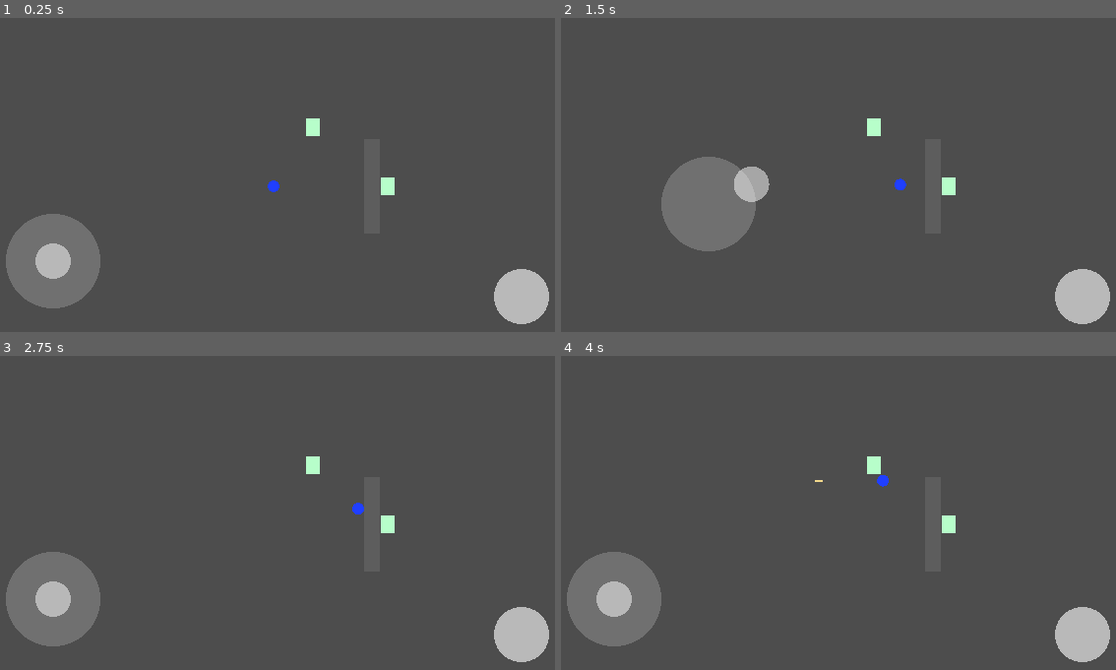
Above: before the commit, frames 1-4 (two rows, left to right).
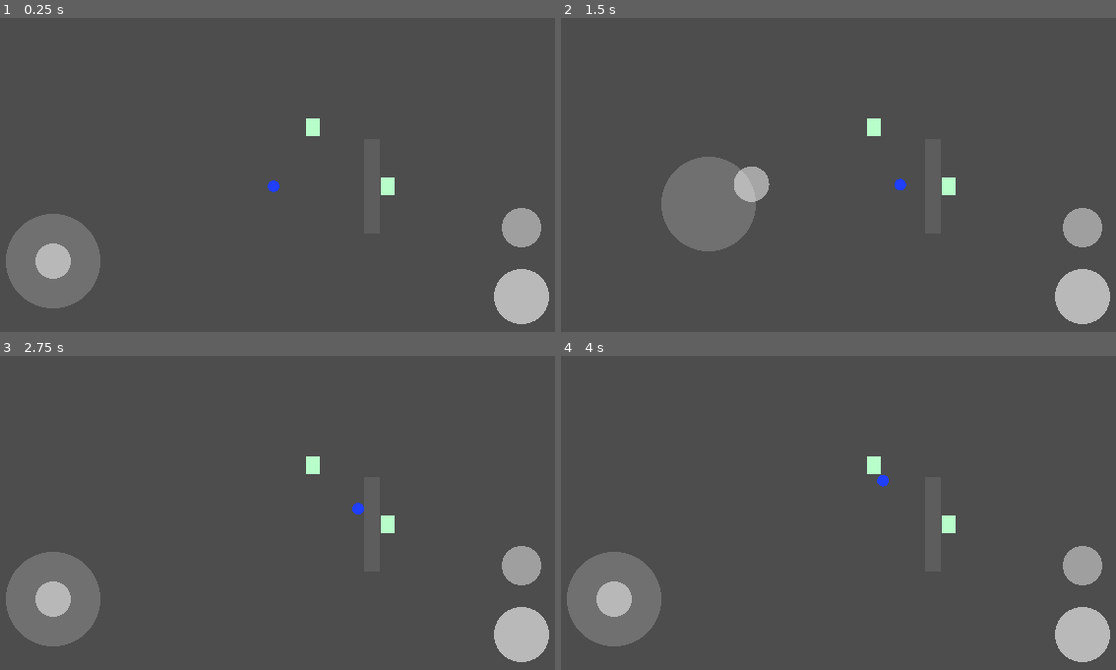
Above: after the commit, the same moments.

Repository: arturan2101/diplome_game
Game: Godot game, scene res://main/main.tscn
Same seed, same stepped clock (60 frames per second), same inputs: the game is played once before the commit and once after it.
Inputs (mouse positions are in pixels of both pictures, inside the frame that each line leads up to):
- Up to frame 1 (0.25 s): no input
- Up to frame 2 (1.5 s): tap Enter at 0.5 s; move the mouse to (971, 168) at 0.52 s; hold D (move_right) 0.53-1.25 s; tap J (attack) at 0.6 s; click (971, 168) at 0.67 s; tap K (swap_weapon, bound only after the commit) at 0.8 s; drag from (710, 203) to (871, 127) at 1.27 s
- Up to frame 3 (2.75 s): move the mouse to (338, 447) at 2.02 s; hold D (move_right) from 2.03 s (still down); tap J (attack) at 2.1 s; tap K (swap_weapon, bound only after the commit) at 2.3 s
- Up to frame 4 (4 s): release D (move_right) at 2.75 s; tap Space at 2.75 s; drag from (805, 594) to (949, 525) at 2.77 s; move the mouse to (1021, 578) at 3.52 s; hold A (move_left) from 3.53 s (still down); tap J (attack) at 3.6 s; tap K (swap_weapon, bound only after the commit) at 3.8 s

The runs differ from the first frame. In frame 1, 0.7% of the frame differs, in the area x 90-98%, y 60-74%; in frame 2, 0.7%; in frame 3, 0.7%; in frame 4, 0.7%, in the area x 45-98%, y 39-74%.

Commit message:
Add two weapon slots with swapping
- Player: starting_weapons (up to 2), swap_weapon(), weapon_changed
  signal; swap with fewer than two weapons does nothing
- Weapon base checks is_active before calling subclass hooks
  (_on_attack_pressed / _on_attack_released), so an inactive weapon
  never attacks while its cooldowns keep running
- cancel_attack(): sword drops the swing and buffered press, bow drops
  the draw and its slowdown at once
- swap_weapon action (K) and touch button
- tests/test_player_weapons.gd, extra checks in weapon tests

Co-Authored-By: Claude Opus 5.5 <noreply@anthropic.com>

Diff:
--- a/actors/player/player.gd
+++ b/actors/player/player.gd
@@ -1,7 +1,13 @@
 class_name Player
 extends CharacterBody2D
-## Player character: top-down movement and attacks with the equipped weapon.
+## Player character: top-down movement, two weapon slots and attacks with the active weapon.
 ## Reads only Input Map actions, so keyboard and touch controls drive it the same way.
+
+## Emitted when the player swaps to another weapon. For the HUD and telemetry (weapon usage).
+signal weapon_changed(slot: int, data: WeaponData)
+
+## How many weapons the player can carry.
+const WEAPON_SLOT_COUNT: int = 2
 
 ## Maximum speed in pixels per second.
 @export var move_speed: float = 90.0
@@ -9,24 +15,30 @@
 @export var acceleration: float = 900.0
 ## How quickly the player stops when there is no input, in pixels per second squared.
 @export var deceleration: float = 1200.0
-## Weapon the player starts with. Later it is chosen before the run.
-@export var starting_weapon: WeaponData
+## Weapons the player starts with, at most WEAPON_SLOT_COUNT. Later chosen before the run.
+@export var starting_weapons: Array[WeaponData] = []
 
 ## Last non-zero movement direction (unit vector). Used by attacks and later by auto-aim.
 var facing: Vector2 = Vector2.RIGHT
-## Currently equipped weapon node, null when unarmed.
+## Weapon in the player's hands, null when unarmed.
 var weapon: Weapon = null
+
+## Weapon nodes by slot. Only the active one is visible and gets input;
+## the other one's cooldown keeps running.
+var _weapons: Array[Weapon] = []
+var _active_slot: int = 0
 
 
 func _ready() -> void:
 	# Top-down game: no floor or gravity, every collision is treated as a wall.
 	motion_mode = CharacterBody2D.MOTION_MODE_FLOATING
-	if starting_weapon != null:
-		equip(starting_weapon)
+	_create_starting_weapons()
 
 
 func _physics_process(delta: float) -> void:
 	_move(delta)
+	if Input.is_action_just_pressed("swap_weapon"):
+		swap_weapon()
 	if weapon == null:
 		return
 	if Input.is_action_just_pressed("attack"):
@@ -35,16 +47,12 @@
 		weapon.release_attack(_aim_direction())
 
 
-## Replaces the current weapon with a new one built from weapon_data.
-func equip(weapon_data: WeaponData) -> void:
-	if weapon_data.weapon_scene == null:
-		push_error("Weapon %s has no weapon_scene" % weapon_data.id)
+## Switches to the next weapon slot. With fewer than two weapons it does nothing.
+func swap_weapon() -> void:
+	if _weapons.size() < 2:
 		return
-	if weapon != null:
-		weapon.queue_free()
-	weapon = weapon_data.weapon_scene.instantiate() as Weapon
-	weapon.setup(weapon_data, self)
-	add_child(weapon)
+	_activate_slot((_active_slot + 1) % _weapons.size())
+	weapon_changed.emit(_active_slot, weapon.data)
 
 
 ## Direction of attacks and shots. The single place to plug in auto-aim later.
@@ -65,3 +73,31 @@
 	else:
 		velocity = velocity.move_toward(Vector2.ZERO, deceleration * delta)
 	move_and_slide()
+
+
+func _create_starting_weapons() -> void:
+	if starting_weapons.size() > WEAPON_SLOT_COUNT:
+		push_warning("Player has %d starting weapons but only %d slots" % [starting_weapons.size(), WEAPON_SLOT_COUNT])
+	for weapon_data: WeaponData in starting_weapons.slice(0, WEAPON_SLOT_COUNT):
+		var new_weapon: Weapon = _create_weapon(weapon_data)
+		if new_weapon != null:
+			_weapons.append(new_weapon)
+	if not _weapons.is_empty():
+		_activate_slot(0)
+
+
+func _create_weapon(weapon_data: WeaponData) -> Weapon:
+	if weapon_data == null or weapon_data.weapon_scene == null:
+		push_error("Starting weapon %s has no weapon_scene" % weapon_data)
+		return null
+	var new_weapon: Weapon = weapon_data.weapon_scene.instantiate() as Weapon
+	new_weapon.setup(weapon_data, self)
+	add_child(new_weapon)
+	return new_weapon
+
+
+func _activate_slot(slot: int) -> void:
+	for i in _weapons.size():
+		_weapons[i].set_active(i == slot)
+	_active_slot = slot
+	weapon = _weapons[slot]
--- a/actors/player/player.tscn
+++ b/actors/player/player.tscn
@@ -1,8 +1,9 @@
 [gd_scene format=3 uid="uid://d086msg16gvvh"]
 
 [ext_resource type="Script" uid="uid://cudcxsst6v8xw" path="res://actors/player/player.gd" id="1_ilk7j"]
+[ext_resource type="Script" uid="uid://dw08xqnneqah7" path="res://combat/weapons/weapon_data.gd" id="2_6p1w3"]
 [ext_resource type="Script" uid="uid://di3pkn0s3mymi" path="res://actors/placeholder_shape.gd" id="2_ax26v"]
-[ext_resource type="Resource" uid="uid://beg6e5fr0poiv" path="res://combat/weapons/bow.tres" id="2_lsqbn"]
+[ext_resource type="Resource" uid="uid://bbblvshpl8u70" path="res://combat/weapons/sword.tres" id="2_lsqbn"]
 
 [sub_resource type="CircleShape2D" id="CircleShape2D_ndusb"]
 radius = 6.0
@@ -11,7 +12,7 @@
 collision_layer = 2
 collision_mask = 5
 script = ExtResource("1_ilk7j")
-starting_weapon = ExtResource("2_lsqbn")
+starting_weapons = Array[ExtResource("2_6p1w3")]([ExtResource("2_lsqbn")])
 
 [node name="CollisionShape2D" type="CollisionShape2D" parent="." unique_id=1846017841]
 shape = SubResource("CircleShape2D_ndusb")
--- a/combat/weapons/bow_weapon.gd
+++ b/combat/weapons/bow_weapon.gd
@@ -26,14 +26,22 @@
 		_stats = null
 
 
-func try_attack(_direction: Vector2) -> void:
+## Drops the draw without shooting, so the slowdown ends at once.
+## Arrows already in flight keep flying; the cooldown keeps running.
+func cancel_attack() -> void:
+	_is_holding = false
+	_hold_time = 0.0
+	queue_redraw()
+
+
+func _on_attack_pressed(_direction: Vector2) -> void:
 	if _stats == null:
 		return
 	_is_holding = true
 	_hold_time = 0.0
 
 
-func release_attack(direction: Vector2) -> void:
+func _on_attack_released(direction: Vector2) -> void:
 	if not _is_holding:
 		return
 	var hold: float = _hold_time
--- a/combat/weapons/melee_weapon.gd
+++ b/combat/weapons/melee_weapon.gd
@@ -48,7 +48,20 @@
 	_query.collide_with_bodies = false
 
 
-func try_attack(direction: Vector2) -> void:
+## Stops the swing: no more hits from it and no buffered press; the combo starts over.
+## Damage already dealt stays, and the busy time keeps running, so swapping weapons
+## back and forth cannot skip it.
+func cancel_attack() -> void:
+	if _active_left > 0.0:
+		_active_left = 0.0
+		# Report the interrupted swing with the hits it managed to land.
+		attack_performed.emit(_step_index, _hit_this_step.size())
+		queue_redraw()
+	_has_buffered_press = false
+	_next_step_index = 0
+
+
+func _on_attack_pressed(direction: Vector2) -> void:
 	if _stats == null or direction.is_zero_approx():
 		return
 	if _busy_left > 0.0:
--- a/combat/weapons/weapon.gd
+++ b/combat/weapons/weapon.gd
@@ -2,6 +2,8 @@
 extends Node2D
 ## Base class for weapon behaviour. The player creates it from WeaponData.weapon_scene,
 ## calls its methods (downward) and listens to its signals (upward).
+## Only the active weapon attacks. The weapon in the other slot is inactive: hidden and
+## ignoring input, while its cooldown keeps running. The check lives here, in one place.
 
 ## Emitted after every attack (every step of a combo) when its hit window ends.
 ## step_index is the step in the combo (0 for weapons without a combo);
@@ -13,6 +15,8 @@
 var data: WeaponData = null
 ## Actor holding the weapon; becomes DamageInfo.source.
 var wielder: Node2D = null
+## False while the weapon is in the other slot.
+var is_active: bool = true
 
 
 ## Called by the wielder right after creating the weapon, before adding it to the tree.
@@ -22,17 +26,43 @@
 
 
 ## Called when the attack button is pressed. direction is the aim at that moment.
-## Starts an attack if the weapon is ready. Subclasses implement it.
-func try_attack(_direction: Vector2) -> void:
-	pass
+func try_attack(direction: Vector2) -> void:
+	if is_active:
+		_on_attack_pressed(direction)
 
 
 ## Called when the attack button is released. direction is the aim at that moment.
-## Weapons that act on press (sword) ignore it.
-func release_attack(_direction: Vector2) -> void:
+func release_attack(direction: Vector2) -> void:
+	if is_active:
+		_on_attack_released(direction)
+
+
+## Takes the weapon in hand (true) or puts it away (false). Putting it away cancels
+## the attack in progress; cooldowns keep running either way.
+func set_active(value: bool) -> void:
+	if not value:
+		cancel_attack()
+	is_active = value
+	visible = value
+
+
+## Stops the attack in progress (sword swing, bow draw, buffered press).
+## Damage already dealt stays. Subclasses implement it.
+func cancel_attack() -> void:
 	pass
 
 
 ## Multiplier for the wielder's movement speed: 1.0 = no effect (a drawn bow slows down).
 func get_move_speed_multiplier() -> float:
 	return 1.0
+
+
+## Subclasses react to a press of the attack button here. Only called when active.
+func _on_attack_pressed(_direction: Vector2) -> void:
+	pass
+
+
+## Subclasses react to a release of the attack button here. Only called when active.
+## Weapons that act on press (sword) ignore it.
+func _on_attack_released(_direction: Vector2) -> void:
+	pass
--- a/main/main.tscn
+++ b/main/main.tscn
@@ -10,6 +10,9 @@
 
 [sub_resource type="CircleShape2D" id="CircleShape2D_ndusb"]
 radius = 28.0
+
+[sub_resource type="CircleShape2D" id="CircleShape2D_4imvi"]
+radius = 20.0
 
 [node name="Main" type="Node2D" unique_id=1844842302]
 
@@ -57,3 +60,15 @@
 size = Vector2(56, 56)
 color = Color(1, 1, 1, 0.60784316)
 metadata/_custom_type_script = "uid://di3pkn0s3mymi"
+
+[node name="SwapButton" type="TouchScreenButton" parent="HUD" unique_id=1150824451]
+position = Vector2(572, 222)
+shape = SubResource("CircleShape2D_4imvi")
+action = "swap_weapon"
+visibility_mode = 1
+
+[node name="PlaceholderShape" type="Node2D" parent="HUD/SwapButton" unique_id=1893837954]
+script = ExtResource("2_xwkvk")
+size = Vector2(40, 40)
+color = Color(1, 1, 1, 0.45882353)
+metadata/_custom_type_script = "uid://di3pkn0s3mymi"
--- a/project.godot
+++ b/project.godot
@@ -56,6 +56,11 @@
 "events": [Object(InputEventKey,"resource_local_to_scene":false,"resource_name":"","device":-1,"window_id":0,"alt_press …(193 unchanged characters)…
 ]
 }
+swap_weapon={
+"deadzone": 0.2,
+"events": [Object(InputEventKey,"resource_local_to_scene":false,"resource_name":"","device":-1,"window_id":0,"alt_pressed":false,"shift_pressed":false,"ctrl_pressed":false,"meta_pressed":false,"pressed":false,"keycode":0,"physical_keycode":75,"key_label":0,"unicode":1083,"location":0,"echo":false,"script":null)
+]
+}
 
 [input_devices]
 
--- a/tests/test_bow_weapon.gd
+++ b/tests/test_bow_weapon.gd
@@ -118,6 +118,37 @@
 	await _physics_frames(40)
 	_check(_performed[-1] == Vector2i(0, 0) and _count_arrows() == 0, "arrow disappears after its range")
 
+	# Putting a drawn bow away: the slowdown ends at once and no arrow comes out.
+	await _physics_frames(COOLDOWN_FRAMES)
+	var shots_before_cancel: int = _performed.size()
+	bow.try_attack(Vector2.RIGHT)
+	await _physics_frames(40)
+	bow.set_active(false)
+	_check(is_equal_approx(bow.get_move_speed_multiplier(), 1.0), "putting the bow away ends the slowdown at once")
+	bow.release_attack(Vector2.RIGHT)
+	bow.set_active(true)
+	bow.release_attack(Vector2.RIGHT)
+	await _physics_frames(FLIGHT_FRAMES)
+	_check(_performed.size() == shots_before_cancel and _count_arrows() == 0, "cancelled draw shoots nothing")
+
+	# An inactive bow ignores presses.
+	bow.set_active(false)
+	bow.try_attack(Vector2.RIGHT)
+	await _physics_frames(20)
+	_check(is_equal_approx(bow.get_draw_progress(), 0.0), "inactive bow ignores presses")
+
+	# The cooldown keeps running while the bow is put away.
+	bow.set_active(true)
+	bow.try_attack(Vector2.RIGHT)
+	bow.release_attack(Vector2.RIGHT)
+	bow.set_active(false)
+	await _physics_frames(COOLDOWN_FRAMES)
+	bow.set_active(true)
+	bow.try_attack(Vector2.RIGHT)
+	bow.release_attack(Vector2.RIGHT)
+	await _physics_frames(FLIGHT_FRAMES)
+	_check(_performed.size() == shots_before_cancel + 2, "cooldown keeps running while the bow is put away")
+
 	# The bow is freed while its arrow flies: no error, the arrow still hits.
 	await _physics_frames(COOLDOWN_FRAMES)
 	var shots_before_free: int = _performed.size()
--- a/tests/test_melee_weapon.gd
+++ b/tests/test_melee_weapon.gd
@@ -94,6 +94,38 @@
 	_check(_damage_taken(behind) == 0, "target behind the wielder is never hit")
 	_check(_damage_taken(far) == 0, "target out of reach is never hit")
 
+	# Putting the sword away mid-swing: the hit already landed stays, nothing more is hit.
+	await _physics_frames(20)
+	var performed_before_cancel: int = _performed.size()
+	var damage_before_cancel: int = _damage_taken(front)
+	weapon.try_attack(Vector2.RIGHT)
+	await _physics_frames(1)
+	weapon.set_active(false)
+	_check(_performed.size() == performed_before_cancel + 1 and _performed[-1].y == 1,
+			"interrupted swing is reported with the hits it landed")
+	var late: Hurtbox = _add_target(WIELDER_POSITION + Vector2(20.0, -12.0))
+	await _physics_frames(10)
+	_check(_damage_taken(late) == 0, "cancelled swing hits nothing more")
+	_check(_damage_taken(front) > damage_before_cancel, "damage dealt before the cancel stays")
+
+	# An inactive weapon ignores presses (wait until it is no longer busy, so only
+	# the inactive state can block the press).
+	await _physics_frames(20)
+	var performed_while_inactive: int = _performed.size()
+	weapon.try_attack(Vector2.RIGHT)
+	await _physics_frames(30)
+	_check(_performed.size() == performed_while_inactive, "inactive weapon ignores attacks")
+
+	# Back in hand: the combo starts over, and a buffered press is dropped by a swap.
+	weapon.set_active(true)
+	weapon.try_attack(Vector2.RIGHT)
+	await _physics_frames(14)
+	weapon.try_attack(Vector2.RIGHT)
+	weapon.set_active(false)
+	await _physics_frames(30)
+	_check(_performed.size() == performed_while_inactive + 1 and _performed[-1].x == 0,
+			"combo starts over after a swap and the buffered press is dropped")
+
 	print("ALL PASSED" if _failures == 0 else "%d FAILED" % _failures)
 	quit(_failures)
 
--- /dev/null
+++ b/tests/test_player_weapons.gd
@@ -0,0 +1,102 @@
+extends SceneTree
+## Headless test for the player's weapon slots: start state, swapping, weapon_changed,
+## cancelling a drawn bow on swap, and a single weapon making swap a no-op.
+## Builds everything in code, so it does not depend on .tscn files.
+## Exit code = number of failed checks.
+## Run: godot --headless --path . --script res://tests/test_player_weapons.gd
+
+## Frames that surely cover a full bow draw with default BowWeaponData (0.15 + 0.8 s).
+const FULL_DRAW_FRAMES: int = 60
+
+var _failures: int = 0
+## One entry per weapon_changed signal: [slot, weapon id].
+var _changes: Array = []
+var _solo_changes: Array = []
+
+
+func _initialize() -> void:
+	await process_frame
+	# The player polls this action; the test may run before it is added in the editor.
+	if not InputMap.has_action("swap_weapon"):
+		InputMap.add_action("swap_weapon")
+
+	var sword_data: MeleeWeaponData = MeleeWeaponData.new()
+	sword_data.id = &"sword"
+	sword_data.combo = [MeleeAttackStep.new()] as Array[MeleeAttackStep]
+	sword_data.weapon_scene = _pack(MeleeWeapon.new())
+	var bow_data: BowWeaponData = BowWeaponData.new()
+	bow_data.id = &"bow"
+	bow_data.arrow_scene = _pack(Arrow.new())
+	bow_data.weapon_scene = _pack(BowWeapon.new())
+
+	var player: Player = Player.new()
+	player.starting_weapons = [sword_data, bow_data] as Array[WeaponData]
+	player.weapon_changed.connect(func(slot: int, data: WeaponData) -> void: _changes.append([slot, data.id]))
+	root.add_child(player)
+	await _physics_frames(2)
+
+	var sword: Weapon = player.weapon
+	_check(sword != null and sword.data == sword_data and sword.visible, "first slot is active at start")
+	_check(_changes.is_empty(), "no weapon_changed at start")
+
+	player.swap_weapon()
+	var bow: BowWeapon = player.weapon as BowWeapon
+	_check(bow != null and bow.visible and not sword.visible and not sword.is_active,
+			"swap puts the sword away and takes the bow")
+	_check(_changes == [[1, &"bow"]], "swap emits weapon_changed(1, bow)")
+
+	# Swapping away from a drawn bow removes the slowdown at once.
+	bow.try_attack(Vector2.RIGHT)
+	await _physics_frames(FULL_DRAW_FRAMES)
+	_check(bow.get_move_speed_multiplier() < 1.0, "drawn bow slows the player")
+	player.swap_weapon()
+	_check(player.weapon == sword and is_equal_approx(player.weapon.get_move_speed_multiplier(), 1.0)
+			and is_equal_approx(bow.get_move_speed_multiplier(), 1.0),
+			"swapping away from a drawn bow removes the slowdown")
+	# Give a wrongly kept draw time to grow while the bow is put away.
+	await _physics_frames(FULL_DRAW_FRAMES)
+	player.swap_weapon()
+	_check(player.weapon == bow and is_equal_approx(bow.get_draw_progress(), 0.0),
+			"bow is not drawn after swapping back")
+	_check(_changes == [[1, &"bow"], [0, &"sword"], [1, &"bow"]], "every swap emits weapon_changed")
+
+	# With one weapon the swap does nothing.
+	var solo: Player = Player.new()
+	solo.starting_weapons = [sword_data] as Array[WeaponData]
+	solo.weapon_changed.connect(func(slot: int, data: WeaponData) -> void: _solo_changes.append([slot, data.id]))
+	root.add_child(solo)
+	await _physics_frames(1)
+	var solo_weapon: Weapon = solo.weapon
+	solo.swap_weapon()
+	_check(solo.weapon == solo_weapon and solo_weapon.is_active and _solo_changes.is_empty(),
+			"with one weapon swap does nothing and emits nothing")
+
+	# Without weapons the swap is safe too.
+	var unarmed: Player = Player.new()
+	root.add_child(unarmed)
+	unarmed.swap_weapon()
+	_check(unarmed.weapon == null, "unarmed player can press swap safely")
+
+	print("ALL PASSED" if _failures == 0 else "%d FAILED" % _failures)
+	quit(_failures)
+
+
+## Packs a node into a scene the way a .tscn would hold it, then frees the template.
+func _pack(node: Node) -> PackedScene:
+	var scene: PackedScene = PackedScene.new()
+	scene.pack(node)
+	node.free()
+	return scene
+
+
+func _physics_frames(count: int) -> void:
+	for _i in count:
+		await physics_frame
+
+
+func _check(condition: bool, description: String) -> void:
+	if condition:
+		print("PASS: ", description)
+	else:
+		print("FAIL: ", description)
+		_failures += 1
Not shown, added: tests/test_player_weapons.gd.uid
Not shown, changed: CLAUDE.md
Not shown, changed: docs/ai-usage-log.md
